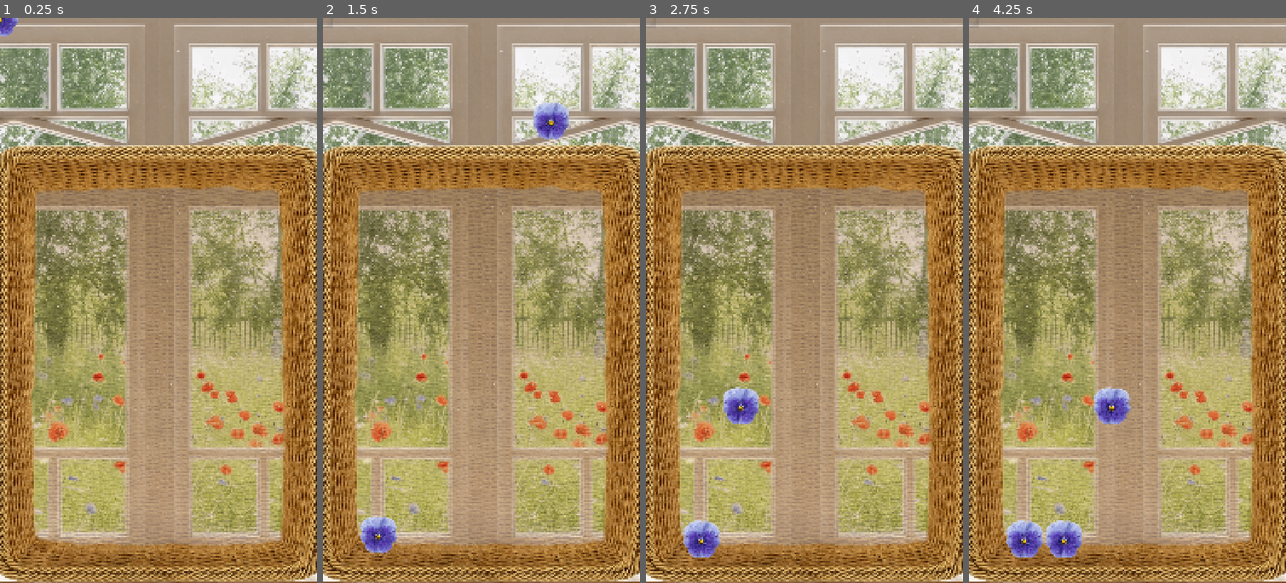
Above: before the commit, frames 1-4 (left to right).
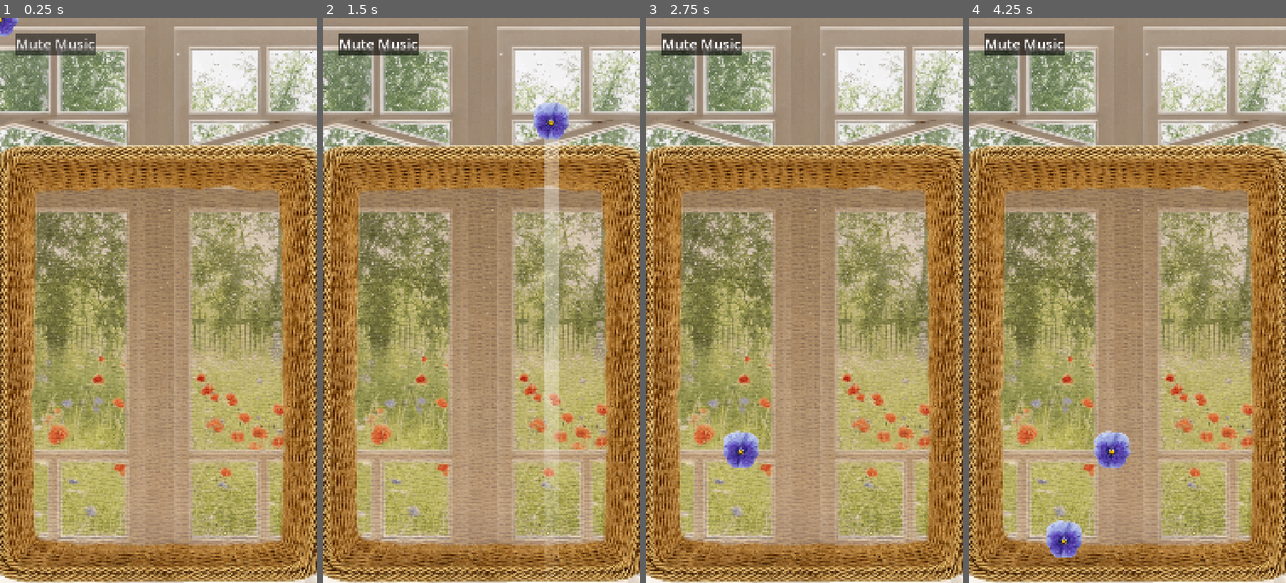
Above: after the commit, the same moments.

Repository: justkuzan/SuikaGame
Game: Godot game, scene res://Core/Level/Level.tscn
Same seed, same stepped clock (60 frames per second), same inputs: the game is played once before the commit and once after it.
Inputs (mouse positions are in pixels of both pictures, inside the frame that each line leads up to):
- Up to frame 1 (0.25 s): no input
- Up to frame 2 (1.5 s): click (376, 46) at 0.5 s, where only the run after the commit has a clickable "Mute Music"; move the mouse to (551, 272) at 1.27 s; press the mouse at (551, 272) at 1.28 s
- Up to frame 3 (2.75 s): move the mouse to (741, 328) at 2.02 s; release the mouse at (741, 328) at 2.03 s; click (741, 328) at 2.1 s
- Up to frame 4 (4.25 s): move the mouse to (1159, 176) at 2.77 s; press the mouse at (1159, 176) at 2.78 s; move the mouse to (1111, 413) at 3.52 s; release the mouse at (1111, 413) at 3.53 s; click (1111, 413) at 3.6 s

The runs differ from the first frame. In frame 1, 18% of the frame differs, in the area x 0-100%, y 0-100%; in frame 2, 20%; in frame 3, 19%; in frame 4, 20%.

Commit message:
Addes basic sounds and hadled physics of flowers

Diff:
--- a/Core/Level/Level.tscn
+++ b/Core/Level/Level.tscn
@@ -7,18 +7,20 @@
 [ext_resource type="PackedScene" uid="uid://donyt0ner6305" path="res://Core/VisualEffects/VisualEffects.tscn" id="6_522nl"]
 [ext_resource type="PackedScene" uid="uid://bkjnqum5em45w" path="res://Core/SpawnController/SpawnController.tscn" id="7_8t823"]
 [ext_resource type="PackedScene" uid="uid://b5lemwi1ji8b1" path="res://Core/MergeHandler/MergeHandler.tscn" id="7_13dte"]
+[ext_resource type="PackedScene" uid="uid://wt22gdfc845k" path="res://UI/InGameUI.tscn" id="8_8t823"]
 
 [node name="Level" type="Node2D" unique_id=556264147]
 script = ExtResource("1_5iy7f")
 
 [node name="VisualEffects" parent="." unique_id=1849028498 instance=ExtResource("6_522nl")]
+visible = false
 
 [node name="Camera2D" type="Camera2D" parent="." unique_id=1360190577]
 position = Vector2(540, 960)
 metadata/_edit_lock_ = true
 
 [node name="Background" type="Sprite2D" parent="." unique_id=1532605914]
-position = Vector2(540, 1034)
+position = Vector2(540, 1043)
 scale = Vector2(1.995, 1.995)
 texture = ExtResource("2_eotdc")
 offset = Vector2(0.025, 0)
@@ -36,3 +38,5 @@
 
 [node name="SpawnController" parent="." unique_id=2099989366 node_paths=PackedStringArray("spawner") instance=ExtResource("7_8t823")]
 spawner = NodePath("../Spawner")
+
+[node name="CanvasLayer" parent="." unique_id=392788018 instance=ExtResource("8_8t823")]
--- a/Entities/Flower/Flower.tscn
+++ b/Entities/Flower/Flower.tscn
@@ -5,8 +5,8 @@
 
 [sub_resource type="PhysicsMaterial" id="PhysicsMaterial_hfqmi"]
 resource_local_to_scene = true
-friction = 2.0
-bounce = 0.1
+friction = 1.5
+bounce = 0.08
 
 [sub_resource type="CircleShape2D" id="CircleShape2D_xbxml"]
 resource_local_to_scene = true
@@ -19,7 +19,6 @@
 freeze = true
 contact_monitor = true
 max_contacts_reported = 4
-linear_damp = 0.5
 angular_damp = 2.0
 script = ExtResource("1_hfqmi")
 flower_data = ExtResource("2_cbsr3")
--- a/Globals/AudioManager/AudioManager.gd
+++ b/Globals/AudioManager/AudioManager.gd
@@ -2,14 +2,22 @@
 
 @onready var merge: AudioStreamPlayer = $Merge
 @onready var drop: AudioStreamPlayer = $Drop
+@onready var music: AudioStreamPlayer = $Music
+@onready var ambience: AudioStreamPlayer = $Ambience
 
 
 func play(sound_name: String) -> void:
 	match sound_name:
 		"merge":
-			merge.pitch_scale = randf_range(0.9, 1.1)
+			#merge.pitch_scale = randf_range(0.9, 1.1)
 			merge.play()
 
 		"drop":
-			drop.pitch_scale = randf_range(0.9, 1.1)
+			#drop.pitch_scale = randf_range(0.9, 1.1)
 			drop.play()
+
+		"music":
+			music.play()
+
+		"ambience":
+			ambience.play()
--- a/Globals/AudioManager/AudioManager.tscn
+++ b/Globals/AudioManager/AudioManager.tscn
@@ -3,6 +3,8 @@
 [ext_resource type="Script" uid="uid://b0c25ube4hrwc" path="res://Globals/AudioManager/AudioManager.gd" id="1_il12q"]
 [ext_resource type="AudioStream" uid="uid://rq00xufu16v5" path="res://Assets/Sounds/swosh-04.mp3" id="2_gfrt4"]
 [ext_resource type="AudioStream" uid="uid://djgkiu4rg0a38" path="res://Assets/Sounds/dragon-studio-dry-grass-rustling-478361.mp3" id="2_jhp1h"]
+[ext_resource type="AudioStream" uid="uid://cuaastmrauxg4" path="res://Assets/Sounds/background-music-elegant.ogg" id="4_oi62k"]
+[ext_resource type="AudioStream" uid="uid://f1smnyd43l2n" path="res://Assets/Sounds/background_field.ogg" id="5_ivlit"]
 
 [node name="AudioManager" type="Node" unique_id=226611794]
 script = ExtResource("1_il12q")
@@ -15,3 +17,13 @@
 stream = ExtResource("2_gfrt4")
 volume_db = -1.0
 max_polyphony = 3
+
+[node name="Music" type="AudioStreamPlayer" parent="." unique_id=2122916426]
+stream = ExtResource("4_oi62k")
+volume_db = -20.0
+autoplay = true
+
+[node name="Ambience" type="AudioStreamPlayer" parent="." unique_id=1595376529]
+stream = ExtResource("5_ivlit")
+volume_db = -1.0
+autoplay = true
--- a/Resources/Flowers/Flower_lvl_10.tres
+++ b/Resources/Flowers/Flower_lvl_10.tres
@@ -7,7 +7,7 @@
 [resource]
 script = ExtResource("1_u12i1")
 lvl = 10
-mass = 25.0
+mass = 8.38
 collision_radius = 138.0
 sprite = ExtResource("2_5o4ho")
 petal_sprite = ExtResource("1_sqomo")
--- a/Resources/Flowers/Flower_lvl_2.tres
+++ b/Resources/Flowers/Flower_lvl_2.tres
@@ -8,7 +8,7 @@
 [resource]
 script = ExtResource("1_xuv68")
 lvl = 2
-mass = 0.15
+mass = 0.16
 collision_radius = 66.0
 drop_rate = 30.0
 next_level = ExtResource("1_jjobf")
--- a/Resources/Flowers/Flower_lvl_3.tres
+++ b/Resources/Flowers/Flower_lvl_3.tres
@@ -8,7 +8,7 @@
 [resource]
 script = ExtResource("1_1h4e2")
 lvl = 3
-mass = 0.25
+mass = 0.27
 collision_radius = 75.0
 drop_rate = 20.0
 next_level = ExtResource("1_1ifx7")
--- a/Resources/Flowers/Flower_lvl_4.tres
+++ b/Resources/Flowers/Flower_lvl_4.tres
@@ -8,7 +8,7 @@
 [resource]
 script = ExtResource("1_hpuk5")
 lvl = 4
-mass = 0.45
+mass = 0.44
 collision_radius = 80.0
 drop_rate = 10.0
 next_level = ExtResource("1_p7ke8")
--- a/Resources/Flowers/Flower_lvl_5.tres
+++ b/Resources/Flowers/Flower_lvl_5.tres
@@ -8,7 +8,7 @@
 [resource]
 script = ExtResource("1_lvvy3")
 lvl = 5
-mass = 0.8
+mass = 0.72
 collision_radius = 90.0
 drop_rate = 2.5
 next_level = ExtResource("1_b11f1")
--- a/Resources/Flowers/Flower_lvl_6.tres
+++ b/Resources/Flowers/Flower_lvl_6.tres
@@ -8,7 +8,7 @@
 [resource]
 script = ExtResource("1_f5cal")
 lvl = 6
-mass = 1.5
+mass = 1.18
 collision_radius = 98.0
 next_level = ExtResource("1_f4oew")
 sprite = ExtResource("2_jpant")
--- a/Resources/Flowers/Flower_lvl_7.tres
+++ b/Resources/Flowers/Flower_lvl_7.tres
@@ -8,7 +8,7 @@
 [resource]
 script = ExtResource("1_slg71")
 lvl = 7
-mass = 3.0
+mass = 1.93
 collision_radius = 110.0
 next_level = ExtResource("1_qe8pm")
 sprite = ExtResource("2_dtyin")
--- a/Resources/Flowers/Flower_lvl_8.tres
+++ b/Resources/Flowers/Flower_lvl_8.tres
@@ -8,7 +8,7 @@
 [resource]
 script = ExtResource("1_olgat")
 lvl = 8
-mass = 6.0
+mass = 3.15
 collision_radius = 119.0
 next_level = ExtResource("1_5i2vo")
 sprite = ExtResource("2_g3qx0")
--- a/Resources/Flowers/Flower_lvl_9.tres
+++ b/Resources/Flowers/Flower_lvl_9.tres
@@ -8,7 +8,7 @@
 [resource]
 script = ExtResource("1_tjhul")
 lvl = 9
-mass = 12.0
+mass = 5.14
 collision_radius = 131.0
 next_level = ExtResource("1_c0kdw")
 sprite = ExtResource("2_w2rge")
--- /dev/null
+++ b/UI/InGameUI.tscn
@@ -0,0 +1,42 @@
+[gd_scene format=3 uid="uid://wt22gdfc845k"]
+
+[ext_resource type="Script" uid="uid://b5tjkq6wgnoo6" path="res://UI/InGameUi.gd" id="1_iybee"]
+
+[sub_resource type="Theme" id="Theme_c4f2p"]
+default_font_size = 48
+
+[node name="CanvasLayer" type="CanvasLayer" unique_id=392788018]
+script = ExtResource("1_iybee")
+
+[node name="InGameUI" type="Control" parent="." unique_id=2125534134]
+layout_mode = 3
+anchors_preset = 15
+anchor_right = 1.0
+anchor_bottom = 1.0
+grow_horizontal = 2
+grow_vertical = 2
+mouse_filter = 2
+
+[node name="MarginContainer" type="MarginContainer" parent="InGameUI" unique_id=1401164672]
+layout_mode = 1
+anchors_preset = 15
+anchor_right = 1.0
+anchor_bottom = 1.0
+grow_horizontal = 2
+grow_vertical = 2
+theme_override_constants/margin_left = 50
+theme_override_constants/margin_top = 50
+theme_override_constants/margin_right = 50
+theme_override_constants/margin_bottom = 50
+
+[node name="HBoxContainer" type="HBoxContainer" parent="InGameUI/MarginContainer" unique_id=846132476]
+layout_mode = 2
+size_flags_vertical = 0
+
+[node name="Button" type="Button" parent="InGameUI/MarginContainer/HBoxContainer" unique_id=1295776541]
+layout_mode = 2
+theme = SubResource("Theme_c4f2p")
+toggle_mode = true
+text = "Mute Music"
+
+[connection signal="toggled" from="InGameUI/MarginContainer/HBoxContainer/Button" to="." method="_on_button_toggled"]
--- /dev/null
+++ b/UI/InGameUi.gd
@@ -0,0 +1,18 @@
+extends CanvasLayer
+
+@onready var button: Button = $InGameUI/MarginContainer/HBoxContainer/Button
+
+
+func music_switch() -> void:
+	pass
+
+
+func _on_button_toggled(toggled_on: bool) -> void:
+	#if toggled_on:
+		#AudioManager.music.stop()
+#
+	#if toggled_on == false:
+		#AudioManager.music.play()
+
+
+	AudioManager.music.stream_paused = toggled_on
--- a/project.godot
+++ b/project.godot
@@ -13,6 +13,7 @@
 config/name="SuikaGame"
 run/main_scene="uid://d2682g4r85urc"
 config/features=PackedStringArray("4.6", "GL Compatibility")
+run/max_fps=120
 boot_splash/show_image=false
 config/icon="uid://c414daqfqyq2c"
 
@@ -35,6 +36,7 @@
 window/size/window_height_override=700
 window/stretch/mode="canvas_items"
 window/stretch/aspect="expand"
+window/vsync/vsync_mode=0
 
 [editor]
 
Not shown, added: Assets/Sounds/background-music-elegant.ogg.import
Not shown, added: Assets/Sounds/background_field.ogg.import
Not shown, added: UI/InGameUi.gd.uid
Not shown, changed: export_presets.cfg
Not shown, added: Assets/Sounds/background-music-elegant.ogg
Not shown, added: Assets/Sounds/background_field.ogg
